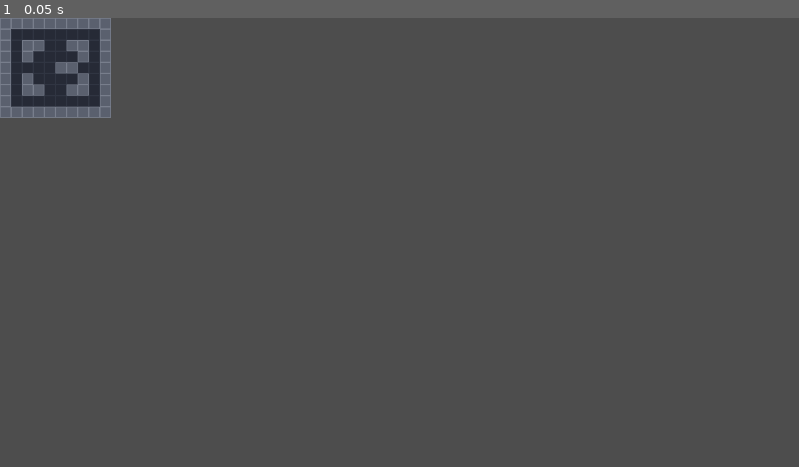
Above: before the commit, frame 1.
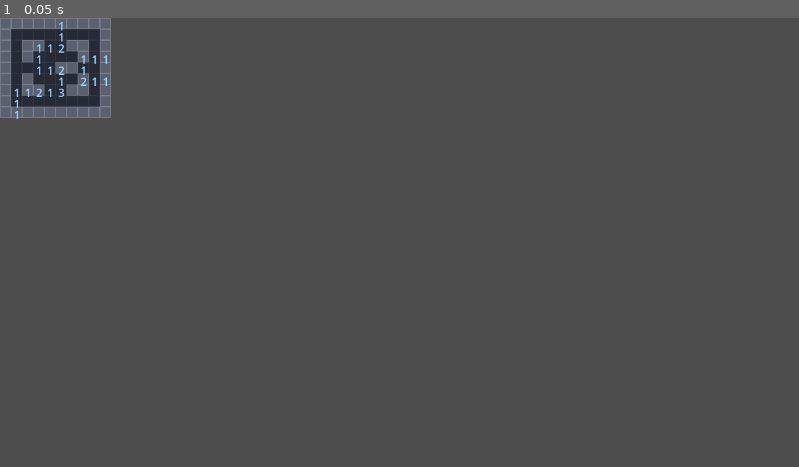
Above: after the commit, the same moment.

Repository: MayraSRS04/Darkfield
Game: Godot game, scene res://scenes/01_juego.tscn
Two runs of this game, one before a commit and one after it. Both use one fixed random seed, a clock stepped at 60 frames per second and the inputs below. This scene is started directly instead of the project's main scene.
Inputs:
- Up to frame 1 (0.05 s): no input

The runs differ from the first frame. In frame 1, 0.2% of the frame differs, in the area x 1-14%, y 0-23%.

Commit message:
render de numeros y banderas del tablero sobre el mapa

Diff:
--- a/scenes/01_juego.tscn
+++ b/scenes/01_juego.tscn
@@ -11,3 +11,5 @@
 
 [node name="Paredes" type="TileMapLayer" parent="." unique_id=708105560]
 tile_set = ExtResource("1_dlla0")
+
+[node name="Overlay" type="Node2D" parent="." unique_id=1143127116]
--- a/scenes/juego.gd
+++ b/scenes/juego.gd
@@ -2,11 +2,13 @@
 
 @onready var suelo: TileMapLayer = $Suelo
 @onready var paredes: TileMapLayer = $Paredes
+@onready var overlay: Node2D = $Overlay
 
 const FUENTE_SUELO := 0
 const FUENTE_PARED := 1
 
 var mapa: Mapa
+var tablero: Tablero
 
 
 func _ready() -> void:
@@ -23,7 +25,17 @@
 	]
 	mapa = Mapa.new()
 	mapa.cargar(layout)
+
+	tablero = Tablero.new(mapa.filas, mapa.columnas)
+	tablero.colocar_minas(8, Vector2i(1, 1), mapa.celdas_caminables())
+
 	_pintar_mapa()
+
+	tablero.revelar(1, 1)
+	_forzar_revelar_fila(4)
+	tablero.abanderar(2, 2)
+
+	_dibujar_overlay()
 
 
 func _pintar_mapa() -> void:
@@ -34,3 +46,43 @@
 				paredes.set_cell(celda, FUENTE_PARED, Vector2i(0, 0))
 			else:
 				suelo.set_cell(celda, FUENTE_SUELO, Vector2i(0, 0))
+
+
+func _forzar_revelar_fila(fila: int) -> void:
+	for col in range(mapa.columnas):
+		if mapa.es_caminable(fila, col):
+			tablero.revelar(fila, col)
+
+
+func _dibujar_overlay() -> void:
+	for hijo in overlay.get_children():
+		hijo.queue_free()
+
+	for fila in range(tablero.filas):
+		for col in range(tablero.columnas):
+			var celda = tablero.celdas[fila][col]
+			var texto := ""
+			var color := Color.WHITE
+
+			if celda["abanderada"]:
+				texto = "P"
+				color = Color(1.0, 0.4, 0.4)
+			elif celda["revelada"]:
+				if celda["mina"]:
+					texto = "*"
+					color = Color(1.0, 0.3, 0.3)
+				elif celda["numero"] > 0:
+					texto = str(celda["numero"])
+					color = Color(0.6, 0.85, 1.0)
+
+			if texto != "":
+				_crear_etiqueta(fila, col, texto, color)
+
+
+func _crear_etiqueta(fila: int, col: int, texto: String, color: Color) -> void:
+	var etiqueta := Label.new()
+	etiqueta.text = texto
+	etiqueta.add_theme_color_override("font_color", color)
+	var pos := suelo.map_to_local(Vector2i(col, fila))
+	etiqueta.position = pos - Vector2(4, 8)
+	overlay.add_child(etiqueta)
